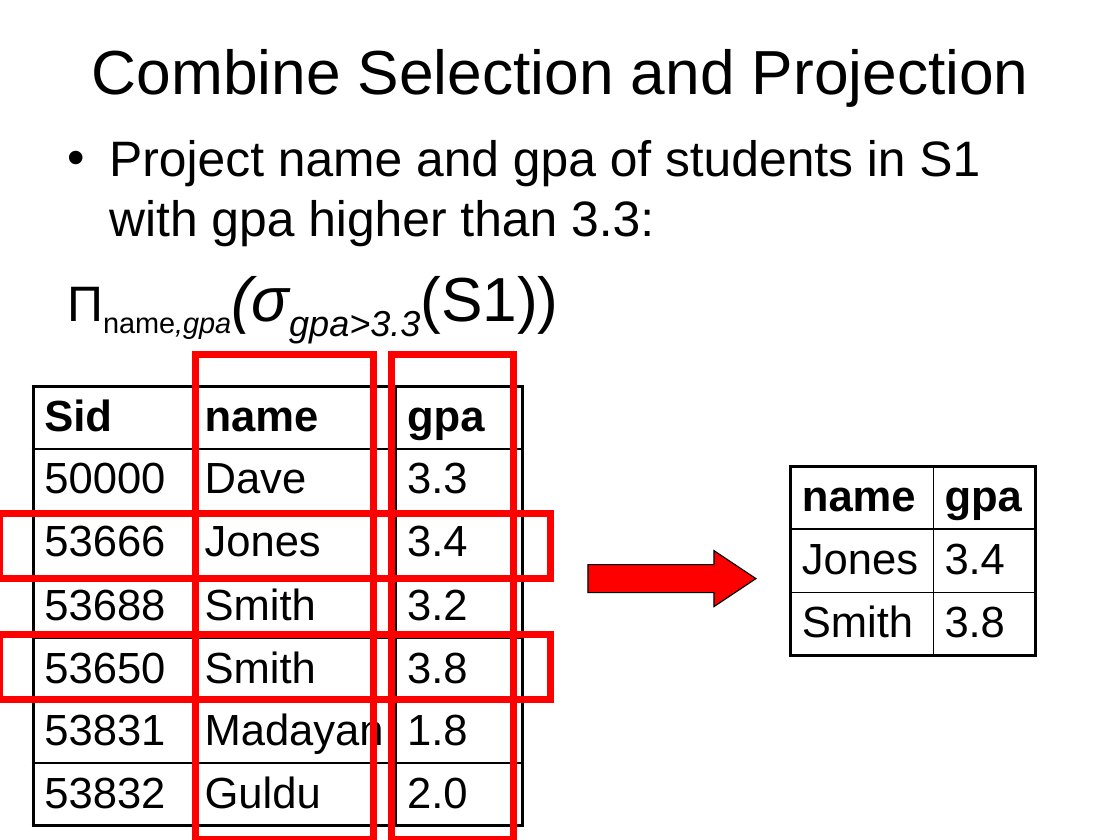
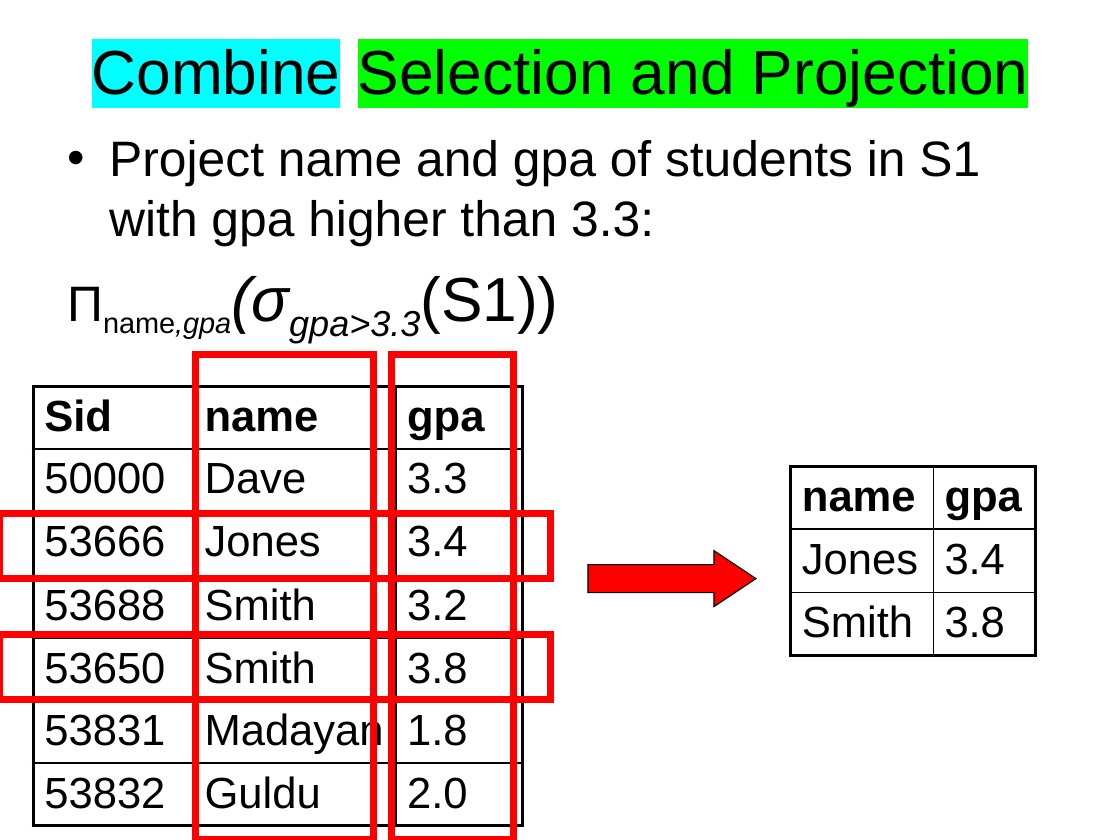
Before and after one commit to mahmoudparsian/data-warehousing-and-business-intelligence, a slide deck: slide 25 of resources/class_lectures/week_02_intro_to_relational_databases.pptx (slide 24 before the commit). Drawn at 1120x840 pixels with LibreOffice and Linux fonts; fonts in the diff are those of the drawing. Boxes give left, top, right and bottom in pixels: in the first picture for what was removed or moved away, otherwise in the second. Text is boxed around its words. In the diff, an @@ line names an element or a change of style, - is before the commit and + after.

```diff
--- a/resources/class_lectures/week_02_intro_to_relational_databases.pptx
+++ b/resources/class_lectures/week_02_intro_to_relational_databases.pptx
@@ title "Combine Selection and Projection" at bbox=[92, 45, 1028, 106]: highlight none to #00FFFF in "Combine"; highlight none to #00FF00 in "Selection and Projection" @@
```
Also in this commit, not shown: 7 other slides changed, 1 slide added, 3 other files.
